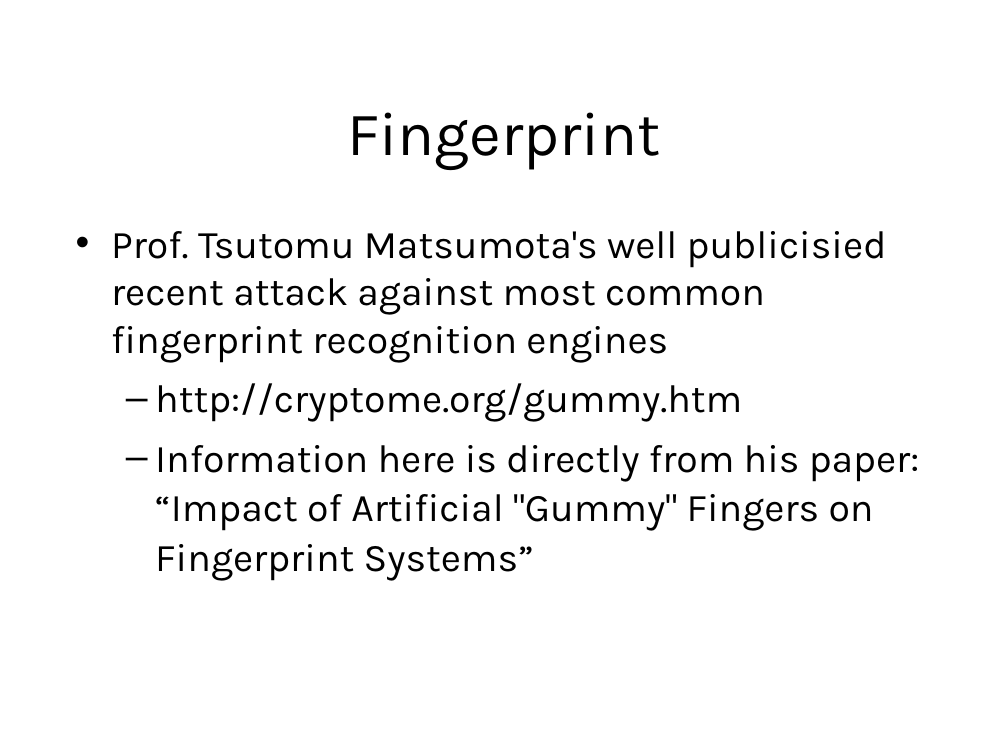
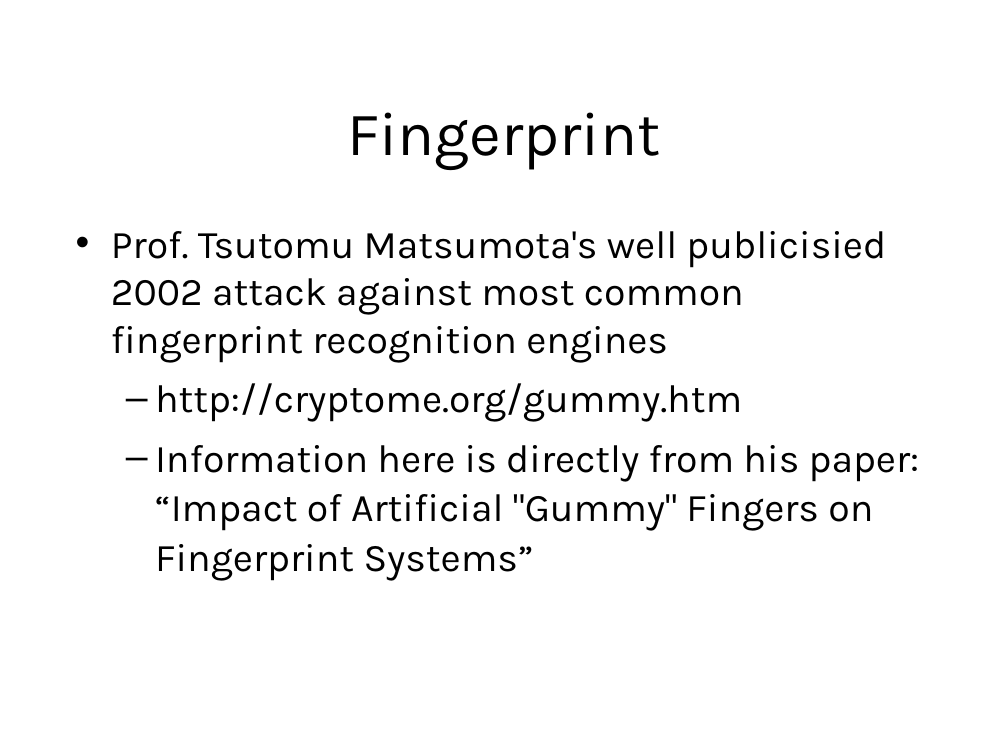
Before and after one commit to sftcd/cs7053, a slide deck: slide 51 of lectures/02-concepts/02-concepts.ppt. Drawn at 1008x756 pixels with LibreOffice and Linux fonts; fonts in the diff are those of the drawing. Boxes give left, top, right and bottom in pixels: in the first picture for what was removed or moved away, otherwise in the second. Text is boxed around its words. In the diff, an @@ line names an element or a change of style, - is before the commit and + after.

```diff
--- a/lectures/02-concepts/02-concepts.ppt
+++ b/lectures/02-concepts/02-concepts.ppt
@@ text at (x1=111, y1=231, x2=886, y2=363): text changed @@
-• Prof. Tsutomu Matsumota's well publicisied recent attack against most common fingerprint recognition engines
+• Prof. Tsutomu Matsumota's well publicisied 2002 attack against most common fingerprint recognition engines
```
Also in this commit, not shown: 2 other slides changed, 2 other files.
